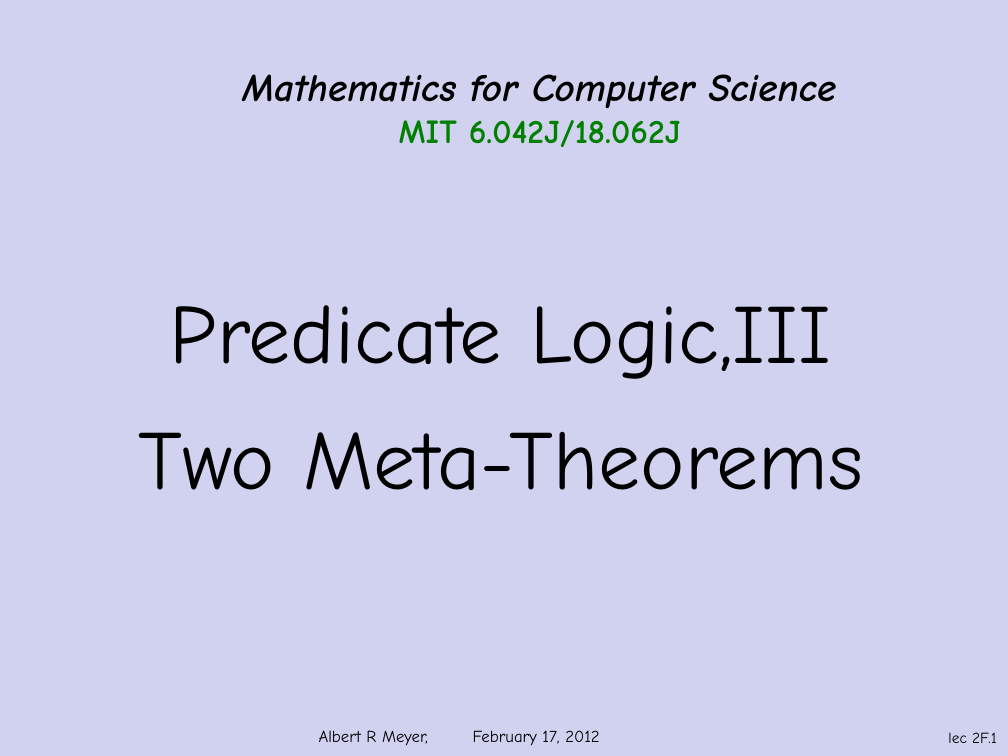
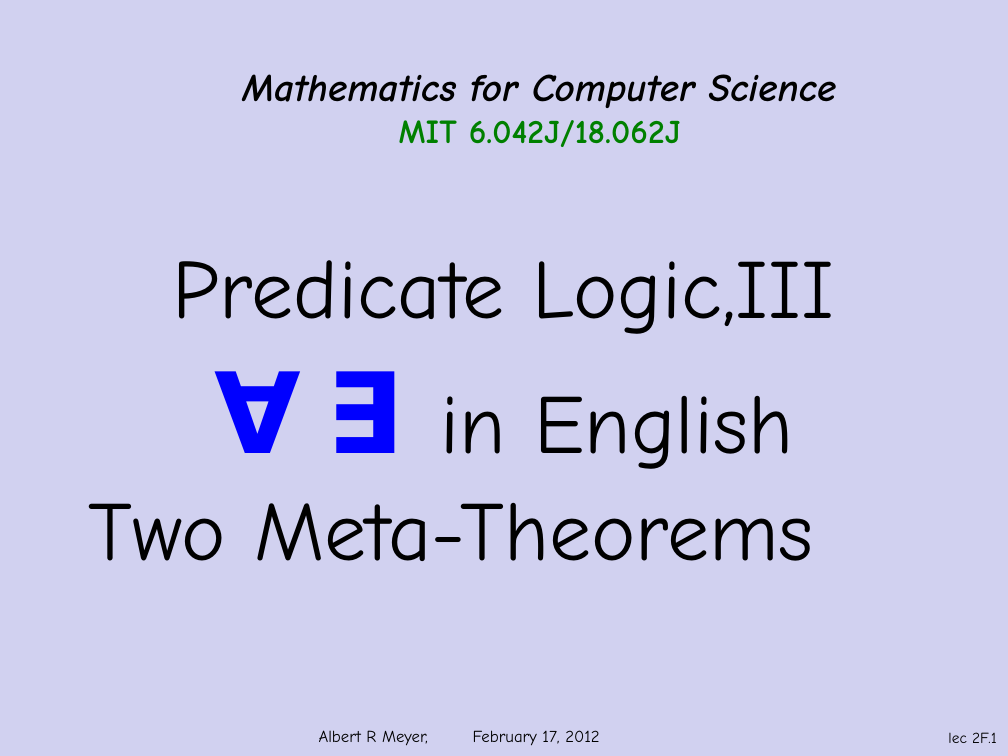
Before and after one commit to armeyer/mcs_web, a slide deck: slide 1 of spring12/slidesS12/predicate-logic3.pptx. Drawn at 1008x756 pixels with LibreOffice and Linux fonts; fonts in the diff are those of the drawing; background and template pictures are left out. Boxes give left, top, right and bottom in pixels: in the first picture for what was removed or moved away, otherwise in the second. Text is boxed around its words. In the diff, an @@ line names an element or a change of style, - is before the commit and + after.

Commit message:
predicate-logic2&3 pptx

```diff
--- a/spring12/slidesS12/predicate-logic3.pptx
+++ b/spring12/slidesS12/predicate-logic3.pptx
@@ title at (173, 260, 835, 334): text changed @@
-Predicate Logic,III
-Two Meta-Theorems
+Predicate Logic,III
@@ text added at (89, 396, 814, 561), 60 pt, text #000000 @@
+∀ ∃ in English
+Two Meta-Theorems
```
Also in this commit, not shown: 2 other slides changed, 6 slides added, 1 slide removed, 1 other file.
